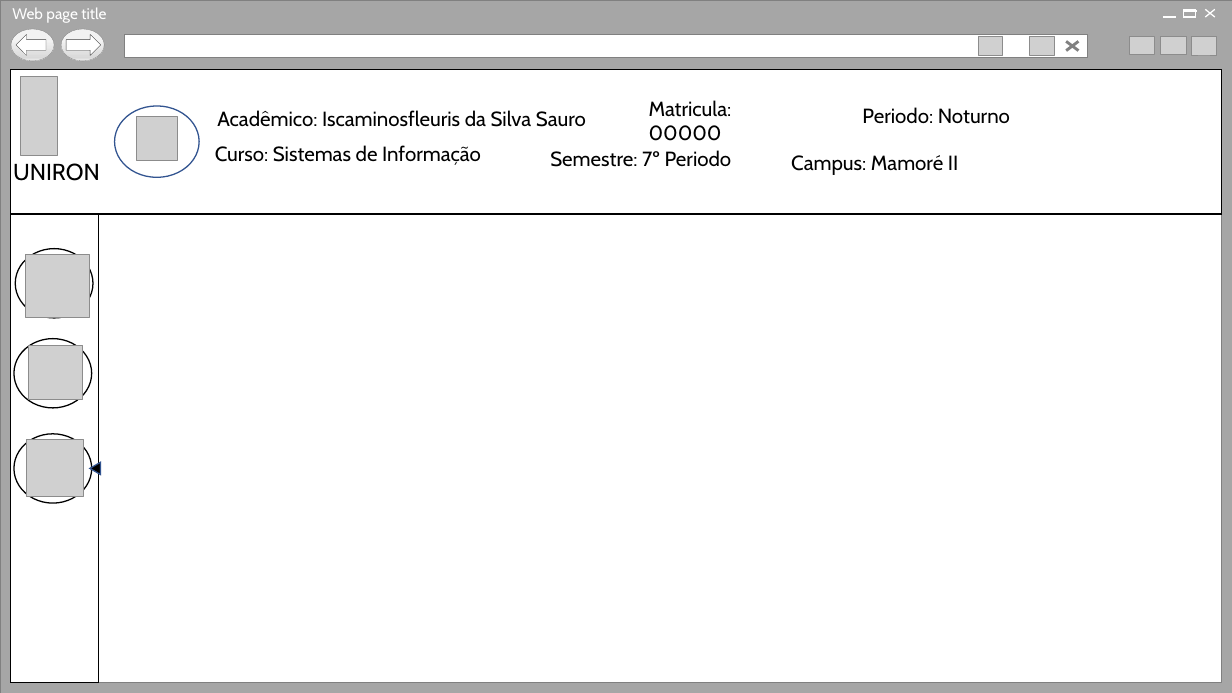
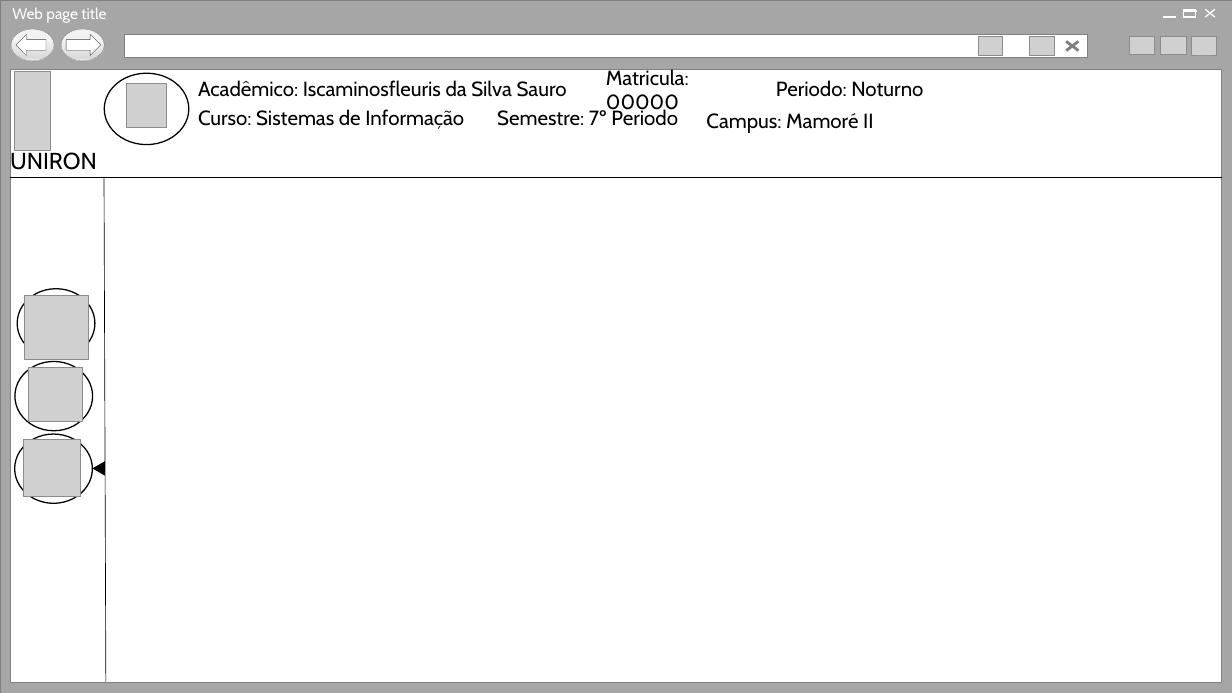
Before and after one commit to borgesmaxwill/PortalDoAlunoNovoModelo, a slide deck: slide 2 of StoryBoards/StoryBoard_RF3_AcessoAAcervo_BuscaDetalhada.pptx. Drawn at 1232x693 pixels with LibreOffice and Linux fonts; fonts in the diff are those of the drawing; grey boxes stand for pictures; background and template pictures are left out. Boxes give left, top, right and bottom in pixels: in the first picture for what was removed or moved away, otherwise in the second. Text is boxed around its words. In the diff, an @@ line names an element or a change of style, - is before the commit and + after.

```diff
--- a/StoryBoards/StoryBoard_RF3_AcessoAAcervo_BuscaDetalhada.pptx
+++ b/StoryBoards/StoryBoard_RF3_AcessoAAcervo_BuscaDetalhada.pptx
@@ rectangle removed at [10,69,1222,214] @@
@@ picture: place and size @@
-picture at [21,77,58,155]
+picture at [14,72,51,151]
@@ ellipse: place and size @@
-ellipse at [115,106,200,177]
+ellipse at [104,73,189,144]
@@ ellipse at [104,73,189,144]: outline #325491 1 pt to #000000 1 pt @@
@@ picture: place and size @@
-picture at [137,116,177,161]
+picture at [127,83,167,128]
@@ text "Acadêmico: Iscaminosfleuris da Silva Sauro": place and size @@
-text "Acadêmico: Iscaminosfleuris da Silva Sauro" at [217,110,586,127]
+text "Acadêmico: Iscaminosfleuris da Silva Sauro" at [198,80,567,97]
@@ text "Matricula: 00000" rewrapped from [649,100,732,141] to [606,67,689,115] @@
@@ text "Periodo: Noturno": place and size @@
-text "Periodo: Noturno" at [862,107,1010,124]
+text "Periodo: Noturno" at [776,80,923,97]
@@ text "Curso: Sistemas de Informação": place and size @@
-text "Curso: Sistemas de Informação" at [215,145,481,165]
+text "Curso: Sistemas de Informação" at [198,109,464,129]
@@ text "Semestre: 7º Periodo": place and size @@
-text "Semestre: 7º Periodo" at [550,150,732,167]
+text "Semestre: 7º Periodo" at [497,108,678,126]
@@ text "Campus: Mamoré II": place and size @@
-text "Campus: Mamoré II" at [791,155,958,175]
+text "Campus: Mamoré II" at [706,113,873,133]
@@ text "UNIRON" rewrapped from [13,163,100,181] to [10,149,97,175] @@
@@ line added from (10, 177) to (1222, 177), #000000 0.5 pt @@
@@ line added from (104, 177) to (106, 682), #000000 0.5 pt @@
@@ rectangle removed at [10,214,99,683] @@
@@ ellipse: place and size @@
-ellipse at [16,249,93,318]
+ellipse at [18,288,95,358]
@@ picture: place and size @@
-picture at [26,254,90,318]
+picture at [25,296,89,360]
@@ ellipse: place and size @@
-ellipse at [14,339,91,409]
+ellipse at [15,361,92,431]
@@ picture: place and size @@
-picture at [29,346,82,399]
+picture at [29,368,82,421]
@@ triangle: place and size @@
-triangle at [90,462,100,474]
+triangle at [94,462,104,474]
@@ triangle at [94,462,104,474]: outline #325491 1 pt to #000000 1 pt @@
```
Also in this commit, not shown: 3 other slides changed.
